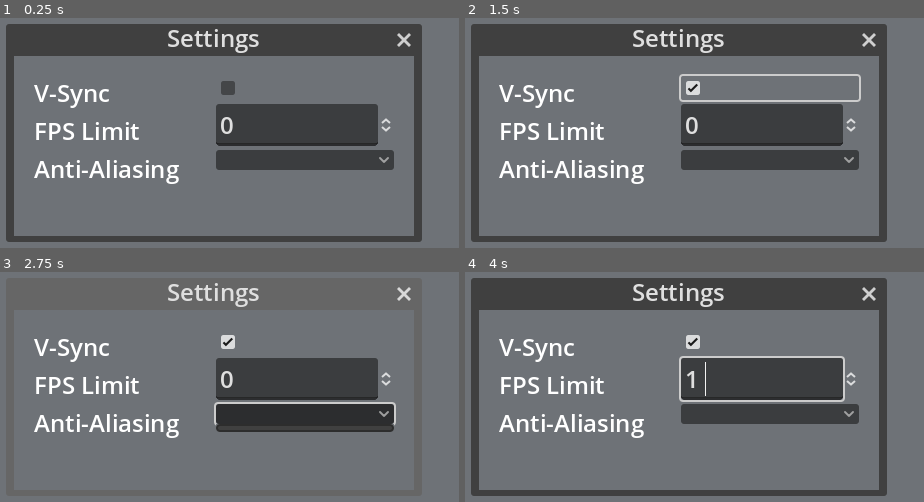
Above: before the commit, frames 1-4 (two rows, left to right).
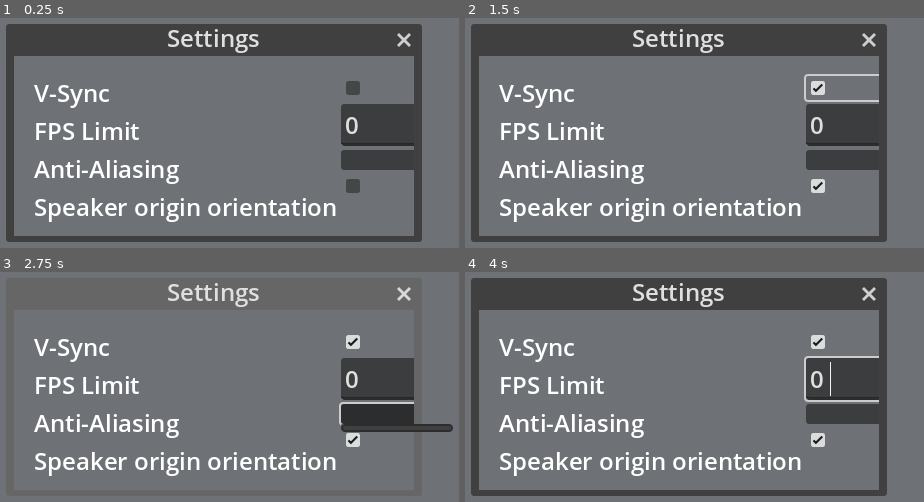
Above: after the commit, the same moments.

Repository: GRIS-UdeM/SpeakerView
Game: Godot game, scene res://scenes/settings_window.tscn
The game is run twice, just before and just after one commit, with the same random seed, the same clock (stepped at 60 frames per second) and the same inputs. This scene is started directly instead of the project's main scene.
Inputs (mouse positions are in pixels of both pictures, inside the frame that each line leads up to; where the layout moved, square brackets give the same spot in the first picture):
- Up to frame 1 (0.25 s): no input
- Up to frame 2 (1.5 s): click (859, 185) at 0.52 s; click (859, 87) [767, 87] at 1.25 s
- Up to frame 3 (2.75 s): click (394, 414) [302, 414] at 2 s
- Up to frame 4 (4 s): tap Enter at 2.75 s; move the mouse to (855, 370) at 2.77 s; hold W 2.78-3.5 s; tap F at 2.85 s; click (855, 370) at 2.92 s; tap Space at 3.5 s; drag from (520, 430) to (outside the picture) at 3.52 s

The runs differ from the first frame. In frame 1, 12% of the frame differs, in the area x 7-91%, y 27-89%; in frame 2, 13%; in frame 3, 14%, in the area x 7-99%, y 27-89%; in frame 4, 13%.
Error before the commit: Invalid access to property or key 'msaa_3d' on a base object of type 'null instance'. (res://scripts/settings.gd:45)
Error after the commit: Invalid access to property or key 'msaa_3d' on a base object of type 'null instance'. (res://scripts/settings.gd:50)

Commit message:
add option to toggle speakers orientation

Diff:
--- a/scenes/settings_window.tscn
+++ b/scenes/settings_window.tscn
@@ -41,6 +41,12 @@
 mouse_filter = 1
 text = "Anti-Aliasing"
 
+[node name="SpeakerOrientation_label" type="Label" parent="columns/labels_row"]
+layout_mode = 2
+tooltip_text = "If enabled, orients the speakers towards the origin"
+mouse_filter = 1
+text = "Speaker origin orientation"
+
 [node name="options_row" type="VBoxContainer" parent="columns"]
 layout_mode = 2
 size_flags_horizontal = 3
@@ -61,8 +67,14 @@
 tooltip_text = "Multisample antialiasing
 Higher values affect performance"
 
+[node name="SpeakerOrientation" type="CheckBox" parent="columns/options_row"]
+layout_mode = 2
+tooltip_text = "If enabled, synchronizes the GPU's frame rate to the
+refresh rate of the monitor to prevent screen tearing"
+
 [connection signal="close_requested" from="." to="." method="_on_close_requested"]
 [connection signal="size_changed" from="." to="." method="_on_size_changed"]
 [connection signal="toggled" from="columns/options_row/Vsync" to="." method="_on_vsync_toggled"]
 [connection signal="value_changed" from="columns/options_row/FPS" to="." method="_on_fps_value_changed"]
 [connection signal="item_selected" from="columns/options_row/MSAA" to="." method="_on_msaa_item_selected"]
+[connection signal="toggled" from="columns/options_row/SpeakerOrientation" to="." method="_on_speaker_orientation_toggled"]
--- a/scripts/SpeakerView.gd
+++ b/scripts/SpeakerView.gd
@@ -14,6 +14,7 @@
 			   [Viewport.MSAA_4X, "4X"],
 			   [Viewport.MSAA_8X, "8X"]]
 var anti_aliasing: Viewport.MSAA = Viewport.MSAA_2X
+var spk_origin_orientation: bool = true
 
 const SG_SCALE: float = 10.0
 const MAX_ELEVATION = 89.0
--- a/scripts/Speakers.gd
+++ b/scripts/Speakers.gd
@@ -18,8 +18,14 @@
 var spk_cube_mat_selected: StandardMaterial3D
 var spk_num_mat: StandardMaterial3D
 
+# Settings
+var spk_origin_orientation
+
 var speakerview_node
 var camera_node
+
+var original_cube_rotation
+var original_cube_edges_rotation
 
 func set_speakers_info(data: Variant):
 	if project_num_speakers != data.size() - 1 and speakers_scenes.size() != data.size() - 1:
@@ -42,6 +48,9 @@
 		var cube = instance.get_node("cube")
 		var cube_edges = instance.get_node("cube_edges")
 		var cube_edges_mesh = cube_edges.get_node("Cube")
+
+		original_cube_rotation = cube.rotation
+		original_cube_edges_rotation = cube_edges.rotation
 
 		if spk_is_selected:
 			cube.material_override = spk_cube_mat_selected
@@ -104,13 +113,7 @@
 		spk.spk_is_selected = spk_is_selected
 		spk.spk_is_direct_out_only = spk_is_direct_out_only
 
-		var spk_pos_normalized = spk.transform.origin.normalized()
-		var up_vector = Vector3(0, 1, 0)
-		var almost_zero = 0.000001
-		if abs(spk_pos_normalized.x) < almost_zero and abs(spk_pos_normalized.z) < almost_zero:
-			up_vector = Vector3(0, 0, 1)
-		cube.look_at(Vector3(0, 0, 0), up_vector, true)
-		cube_edges.look_at(Vector3(0, 0, 0), up_vector, true)
+		update_speaker_orientation(spk)
 
 		# It looks like executing content of every speaker _process() here gives better performances
 		spk.speaker_number_mesh.visible = speakerview_node.show_speaker_numbers
@@ -131,6 +134,30 @@
 		inst.queue_free()
 		remove_child(inst)
 	speakers_scenes.clear()
+
+func update_speaker_orientation(spk):
+	var cube = spk.get_node("cube")
+	var cube_edges = spk.get_node("cube_edges")
+
+	if spk_origin_orientation :
+		var spk_pos_normalized = spk.transform.origin.normalized()
+		var up_vector = Vector3(0, 1, 0)
+		var almost_zero = 0.000001
+		if abs(spk_pos_normalized.x) < almost_zero and abs(spk_pos_normalized.z) < almost_zero:
+			up_vector = Vector3(0, 0, 1)
+		cube.look_at(Vector3(0, 0, 0), up_vector, true)
+		cube_edges.look_at(Vector3(0, 0, 0), up_vector, true)
+	else :
+		cube.rotation = original_cube_rotation
+		cube_edges.rotation = original_cube_edges_rotation
+
+func toggle_spk_orientation(button_pressed):
+	print('toggle_spk_orientation')
+	spk_origin_orientation = button_pressed
+	for i in range(speakers_scenes.size()):
+		var spk = speakers_scenes[i]
+		update_speaker_orientation(spk)
+		spk.toggle_spk_orientation(button_pressed)
 
 func _ready():
 	speakerview_node = get_node("/root/SpeakerView")
@@ -156,3 +183,5 @@
 	spk_cube_edges_mat_selected.albedo_color = COLOR_BLACK_SPEAKER
 	spk_cube_mat_selected.albedo_color = COLOR_SPEAKER_SELECT
 	spk_num_mat.albedo_color = Color.BLACK
+
+	spk_origin_orientation = speakerview_node.spk_origin_orientation
--- a/scripts/settings.gd
+++ b/scripts/settings.gd
@@ -3,14 +3,17 @@
 const MARGIN_SIZE = 20
 
 var speakerview_node
+var speakers_node
 var fps_node
 var vsync_node
 var msaa_node
+var spk_orientation_node
 var columns_node
 
 
 func _ready():
 	speakerview_node = get_node("/root/SpeakerView")
+	speakers_node = get_node("/root/SpeakerView/Speakers")
 
 	var new_scale_factor: float = 1.0
 
@@ -28,10 +31,12 @@
 
 func _on_size_changed():
 	speakerview_node = get_node("/root/SpeakerView")
+	speakers_node = get_node("/root/SpeakerView/Speakers")
 
 	vsync_node = $columns/options_row/Vsync
 	fps_node = $columns/options_row/FPS
 	msaa_node = $columns/options_row/MSAA
+	spk_orientation_node = $columns/options_row/SpeakerOrientation
 	columns_node = $columns
 
 	columns_node.position = Vector2(MARGIN_SIZE, MARGIN_SIZE)
@@ -46,6 +51,8 @@
 		msaa_node.add_item(speakerview_node.msaa_3d[index][1])
 		if speakerview_node.anti_aliasing in speakerview_node.msaa_3d[index]:
 			msaa_node.select(index)
+
+	spk_orientation_node.button_pressed = speakerview_node.spk_origin_orientation
 
 func _on_fps_value_changed(value):
 	Engine.max_fps = value
@@ -62,3 +69,9 @@
 func _on_msaa_item_selected(index):
 	var msaa_selected: Viewport.MSAA = speakerview_node.msaa_3d[index][0]
 	speakerview_node.set_SV_anti_aliasing(msaa_selected)
+
+func _on_speaker_orientation_toggled(button_pressed):
+	print('_on_speaker_orientation_toggled')
+	spk_orientation_node.button_pressed = button_pressed
+	speakerview_node.spk_origin_orientation = button_pressed
+	speakers_node.toggle_spk_orientation(button_pressed)
--- a/scripts/speaker.gd
+++ b/scripts/speaker.gd
@@ -13,6 +13,10 @@
 var network_node
 var speakers_node
 var area_node
+
+var spk_origin_orientation
+
+var original_rotation
 
 func _ready():
 	speakerview_node = get_node("/root/SpeakerView")
@@ -30,17 +34,15 @@
 
 	add_child(speaker_number_mesh)
 
-	var spk_pos_normalized = transform.origin.normalized()
-	var up_vector = Vector3(0, 1, 0)
-	var almost_zero = 0.000001
-	if abs(spk_pos_normalized.x) < almost_zero and abs(spk_pos_normalized.z) < almost_zero:
-		up_vector = Vector3(0, 0, 1)
-	look_at(Vector3(0, 0, 0), up_vector, true)
+	original_rotation = rotation
+	update_speaker_orientation()
 
 	speaker_number_mesh.global_position = global_position + Vector3(0, 1, 0)
 	speaker_number_mesh.scale = Vector3(3, 3, 1)
 	speaker_number_mesh.set_cast_shadows_setting(0)
 	speaker_number_mesh.mesh.set_text(str(spk_number))
+
+	spk_origin_orientation = speakers_node.spk_origin_orientation
 
 func _on_area_3d_input_event(_camera, event, _position, _normal, _shape_idx):
 	if event is InputEventMouseButton:
@@ -63,3 +65,18 @@
 	speakerview_node.spk_is_selected_with_mouse = true
 	network_node.send_UDP()
 	speakerview_node.spk_is_selected_with_mouse = false
+
+func update_speaker_orientation():
+	if spk_origin_orientation:
+		var spk_pos_normalized = transform.origin.normalized()
+		var up_vector = Vector3(0, 1, 0)
+		var almost_zero = 0.000001
+		if abs(spk_pos_normalized.x) < almost_zero and abs(spk_pos_normalized.z) < almost_zero:
+			up_vector = Vector3(0, 0, 1)
+		look_at(Vector3(0, 0, 0), up_vector, true)
+	else :
+		rotation = original_rotation
+
+func toggle_speaker_orientation(button_pressed):
+	spk_origin_orientation = button_pressed
+	update_speaker_orientation()
Not shown, added: scenes/SpeakerView.app/Contents/Info.plist
Not shown, added: scenes/SpeakerView.app/Contents/PkgInfo
Not shown, added: scenes/SpeakerView.app/Contents/Resources/SpeakerView.pck
Not shown, added: scenes/SpeakerView.app/Contents/Resources/icon.icns
Not shown, added: scenes/SpeakerView.app/Contents/_CodeSignature/CodeResources
Not shown, added: scenes/SpeakerView.command
